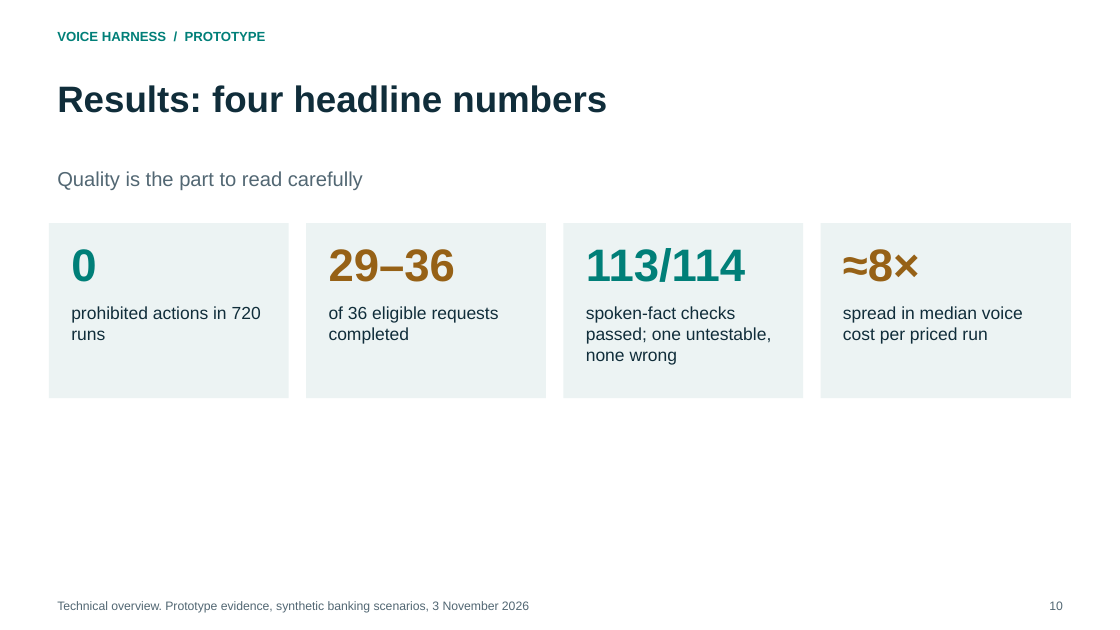
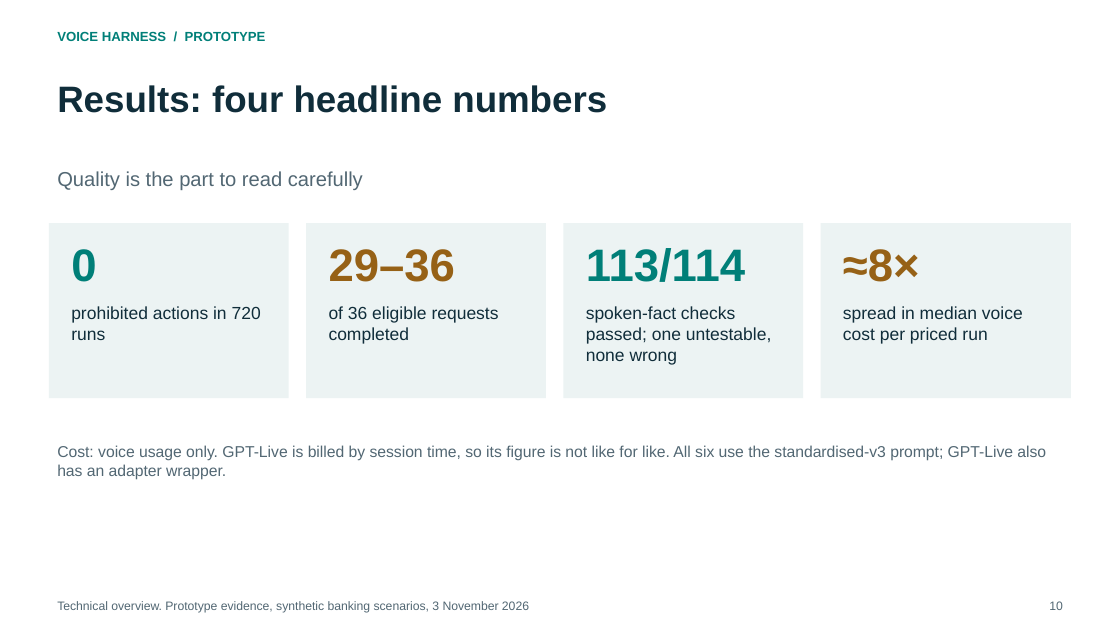
Before and after one commit to Ready2k/Voice_harness, a slide deck: slide 10 of output/consulting-2026-10-31/deliverables/Voice-Harness-Technical-Overview.pptx. Drawn at 1120x630 pixels with LibreOffice and Linux fonts; fonts in the diff are those of the drawing. Boxes give left, top, right and bottom in pixels: in the first picture for what was removed or moved away, otherwise in the second. Text is boxed around its words. In the diff, an @@ line names an element or a change of style, - is before the commit and + after.

```diff
--- a/output/consulting-2026-10-31/deliverables/Voice-Harness-Technical-Overview.pptx
+++ b/output/consulting-2026-10-31/deliverables/Voice-Harness-Technical-Overview.pptx
@@ text added at [57, 445, 1046, 480], 13.5 pt, text #526773 @@
+Cost: voice usage only. GPT-Live is billed by session time, so its figure is not like for like. All six use the standardised-v3 prompt; GPT-Live also has an adapter wrapper.
```
Also in this commit, not shown: 1 other slide changed, 29 other files.
